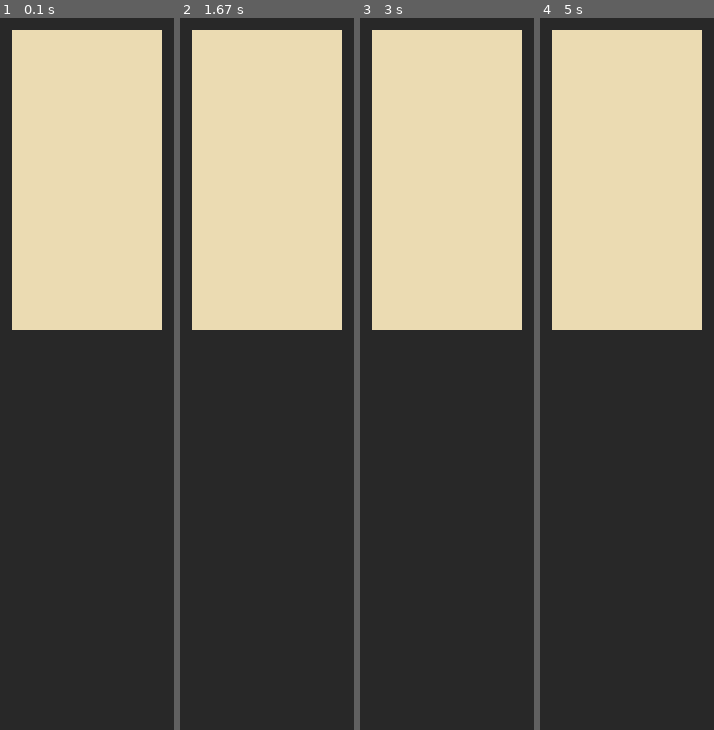
Above: before the commit, frames 1-4 (left to right).
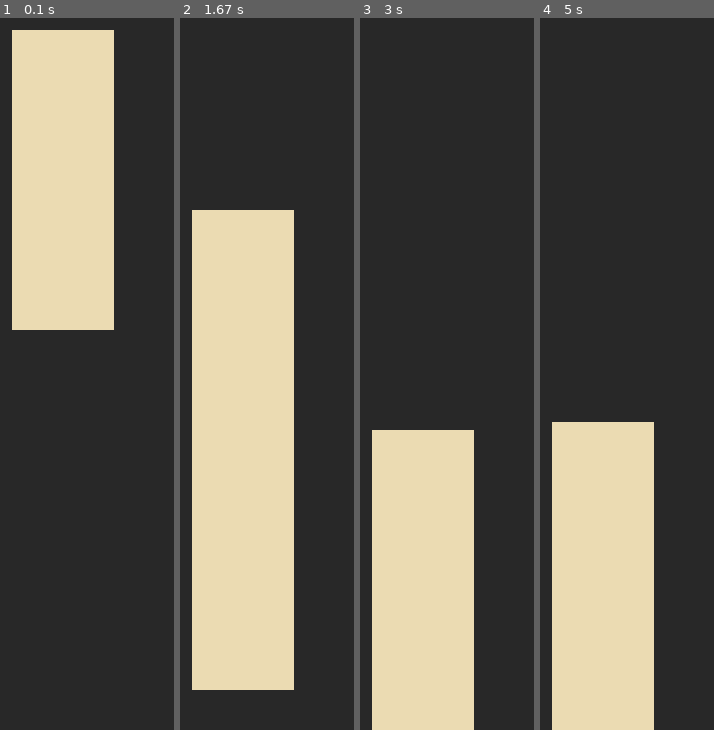
Above: after the commit, the same moments.

Repository: LilleAila/projects
Game: pygame game, started from it2/11-pygame/main.py
Two runs of this game, one before a commit and one after it. Both use one fixed random seed, a clock stepped at 60 frames per second and the inputs below.
Inputs:
- Up to frame 1 (0.1 s): no input
- Up to frame 2 (1.67 s): tap J at 0.33, 1.07, 1.37, 1.57 s; tap K at 0.67 s
- Up to frame 3 (3 s): tap J at 1.9, 2.2, 2.4, 2.7, 2.97 s; tap K at 1.98 s
- Up to frame 4 (5 s): tap J at 3.3, 3.6, 4.8 s; tap K at 3.38, 4.88 s

The runs differ from the first frame. In frame 1, 12% of the frame differs, in the area x 65-94%, y 1-44%; in frame 2, 56%; in frame 3, 61%; in frame 4, 62%, in the area x 6-94%, y 1-100%.

Commit message:
oida lol

Diff:
--- a/it2/11-pygame/main.py
+++ b/it2/11-pygame/main.py
@@ -13,20 +13,24 @@
 
 class Screen:
     """Ulike verdier om skjermen. Gjør heller dette enn å ha globale variabler."""
-    __slots__ = ("dimensions", "padding", "fps", "surface")
+    __slots__ = ("dimensions", "padding", "fps", "surface", "available_area")
 
     def __init__(self, dimensions: Geometry = (600, 400), padding: int = 24, fps: int = 60) -> None:
         self.dimensions = dimensions
         self.padding = padding
         self.fps = fps
 
+        (width, height) = self.dimensions
+        self.available_area = ((padding, width - padding), (padding, height - padding))
+
     def open(self):
         self.surface = pg.display.set_mode(self.dimensions)
 
-class Paddle:
+class Paddle(pg.sprite.Sprite):
     __slots__ = ("__position", "__geometry", "__screen", "__rect")
 
     def __init__(self, position: Position, geometry: Geometry, screen: Screen) -> None:
+        super().__init__()
         self.__position = position
         self.__geometry = geometry
         self.__screen = screen
@@ -35,22 +39,25 @@
     def position(self) -> Position:
         return self.__position
 
-    @position.setter
-    def position(self, new_position: Position) -> Position:
-        self.__position = new_position
-        return self.__position
+    def move(self, direction: Position):
+        (dir_x, dir_y) = direction
+        (pos_x, pos_y) = self.__position
+        (width, height) = self.__geometry
+        ((min_x, max_x), (min_y, max_y)) = self.__screen.available_area
+        self.__position = (min(max(pos_x + dir_x, min_x), max_x - width), min(max(pos_y + dir_y, min_y), max_y - height))
+
+    def update(self, keys):
+        print(keys)
 
     def draw(self) -> None:
         (x_1, y_1) = self.__position
         (width, height) = self.__geometry
         x_2, y_2 = x_1 + width, y_1 + height
-        # x_1, y_1 = x - width / 2, y - height / 2
-        # x_2, y_2 = x + width / 2, y + height / 2
         self.__rect = pg.draw.rect(self.__screen.surface, Colors.FOREGROUND, (x_1, y_1, x_2, y_2))
 
 
 class App:
-    __slots__ = ("__properties", "__running", "__clock", "__screen", "__sprites")
+    __slots__ = ("__properties", "__running", "__clock", "__screen", "__sprites", "__paddle1")
 
     def __init__(self, screen: Screen) -> None:
         self.__screen = screen
@@ -61,16 +68,23 @@
             match event.type:
                 case pg.QUIT:
                     self.__running = False
+        self.__handle_keyboard()
+
+    def __handle_keyboard(self) -> None:
+        keys = pg.key.get_pressed()
+        if keys[kc.K_j]:
+            self.__paddle1.move((0, 10))
+        if keys[kc.K_k]:
+            self.__paddle1.move((0, -10))
 
     def __update(self) -> None:
-        self.__sprites.update()
+        self.__sprites.update(pg.key.get_pressed())
 
     def __draw(self) -> None:
         self.__screen.surface.fill(Colors.BACKGROUND)
         self.__sprites.draw(self.__screen.surface)
 
-        paddle1 = Paddle((50, 50), (25, 100), self.__screen)
-        paddle1.draw()
+        self.__paddle1.draw()
 
         pg.display.flip()
 
@@ -80,6 +94,9 @@
         self.__screen.open()
         self.__clock = pg.time.Clock()
         self.__sprites = pg.sprite.Group()
+
+        self.__paddle1 = Paddle((50, 50), (1, 100), self.__screen)
+
         while self.__running:
             self.__handle_events()
             self.__update()
